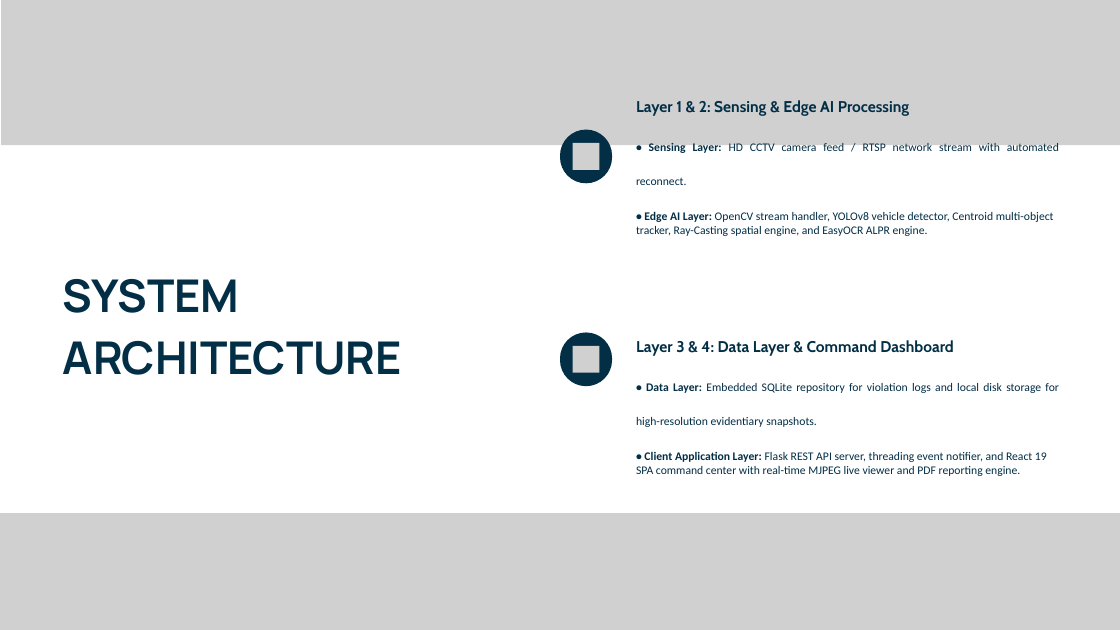
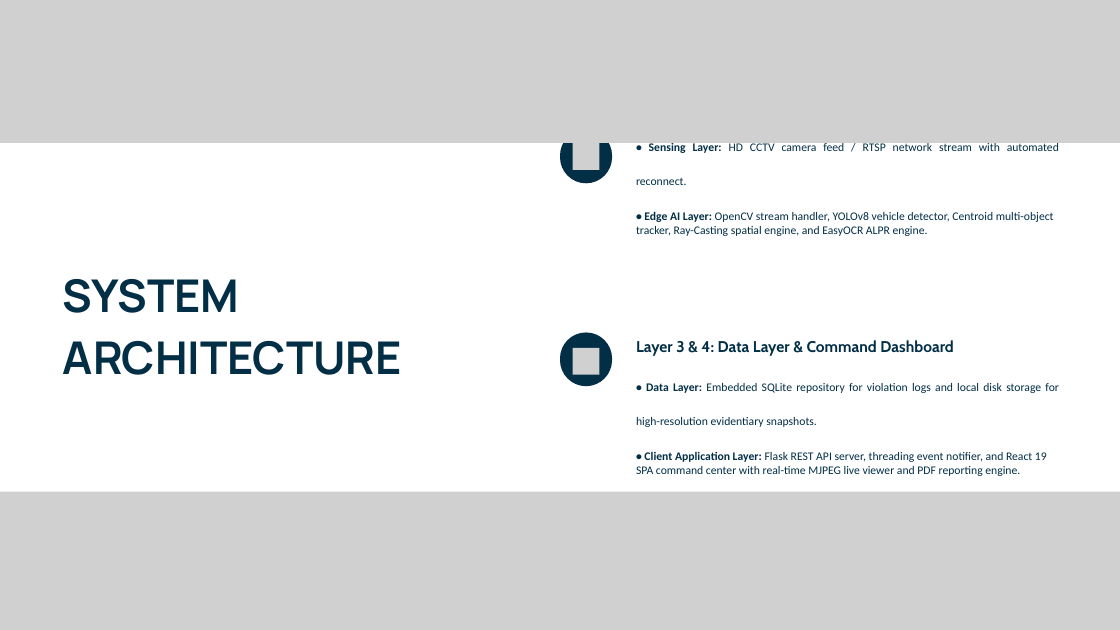
Before and after one commit to Chun-taro/AI-Powered-Yellow-Box-Zone-Violation-Monitoring-System, a slide deck: slide 8 of docs/Capstone3_PPT.pptx. Drawn at 1120x630 pixels with LibreOffice and Linux fonts; fonts in the diff are those of the drawing; grey boxes stand for pictures; background and template pictures are left out. Boxes give left, top, right and bottom in pixels: in the first picture for what was removed or moved away, otherwise in the second. Text is boxed around its words. In the diff, an @@ line names an element or a change of style, - is before the commit and + after.

```diff
--- a/docs/Capstone3_PPT.pptx
+++ b/docs/Capstone3_PPT.pptx
@@ picture at [0,0,1120,143]: outline redrawn @@
@@ picture at [572,348,599,375]: outline redrawn @@
@@ picture: place and size @@
-picture at [0,513,1120,630]
+picture at [0,492,1120,630]
```
Also in this commit, not shown: 10 other slides changed, 2 other files.
